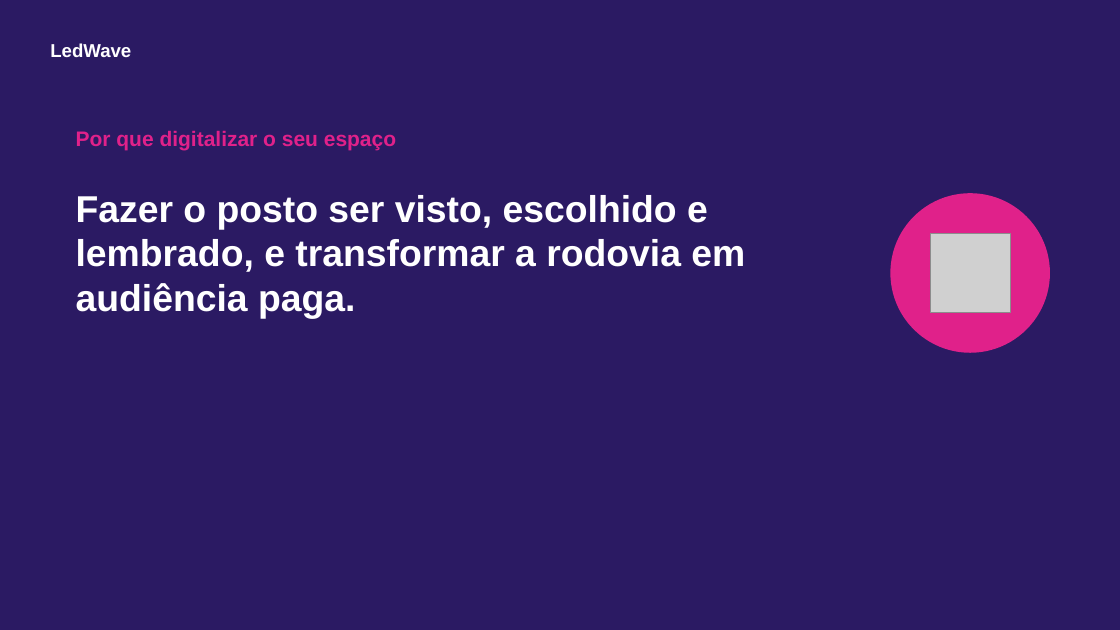
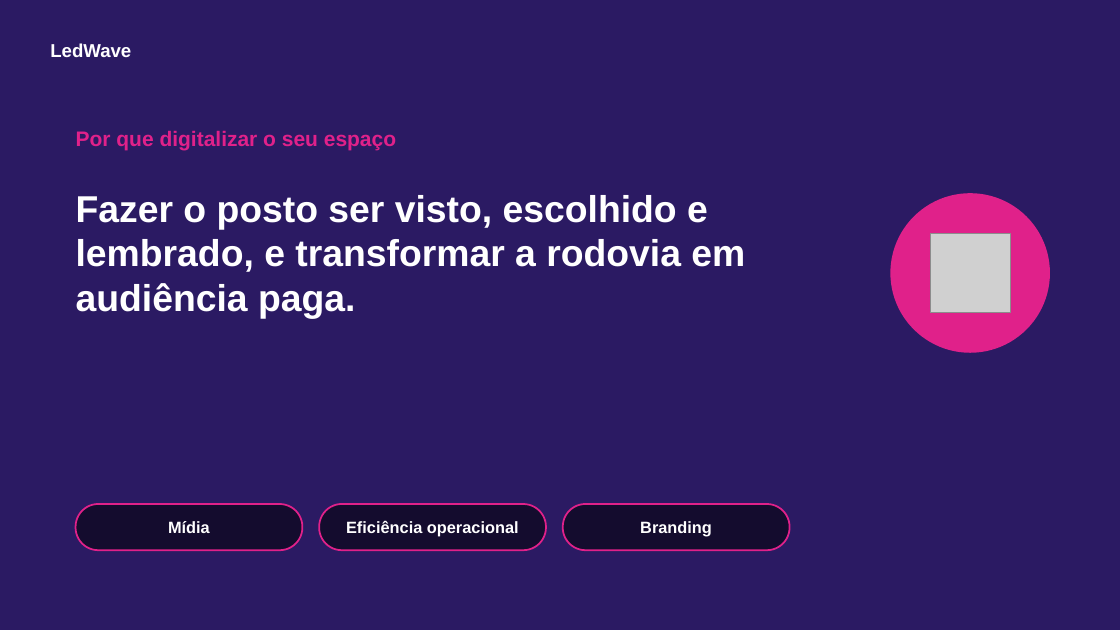
Before and after one commit to itarsilva/Treino, a slide deck: slide 9 of ledwave-comercial/apresentacoes/LedWave_Postos_de_Combustivel_e_Conveniencia.pptx (slide 8 before the commit). Drawn at 1120x630 pixels with LibreOffice and Linux fonts; fonts in the diff are those of the drawing; grey boxes stand for pictures. Boxes give left, top, right and bottom in pixels: in the first picture for what was removed or moved away, otherwise in the second. Text is boxed around its words. In the diff, an @@ line names an element or a change of style, - is before the commit and + after.

```diff
--- a/ledwave-comercial/apresentacoes/LedWave_Postos_de_Combustivel_e_Conveniencia.pptx
+++ b/ledwave-comercial/apresentacoes/LedWave_Postos_de_Combustivel_e_Conveniencia.pptx
@@ rounded rectangle added at [76,504,302,550], fill #140C2E, outline #E0218A 1.5 pt @@
@@ rounded rectangle added at [319,504,546,550], fill #140C2E, outline #E0218A 1.5 pt @@
@@ rounded rectangle added at [563,504,790,550], fill #140C2E, outline #E0218A 1.5 pt @@
@@ text added at [168,521,210,533], 14 pt, text #FFFFFF, bold @@
+Mídia
@@ text added at [346,520,519,537], 14 pt, text #FFFFFF, bold @@
+Eficiência operacional
@@ text added at [640,521,712,537], 14 pt, text #FFFFFF, bold @@
+Branding
```
Also in this commit, not shown: 2 other slides changed, 1 slide added, 23 other files.
